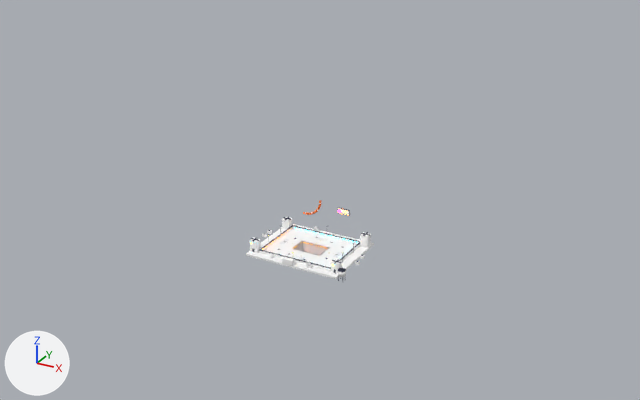
Renders of the glTF model assets/models/toit_tour_quest.glb from each side of a commit.
The view is the same before and after, from a 50 mm lens placed at (201.0, -356.0, 206.0), pointed at (0.0, 9.0, 24.0). The lights are fixed; the arrows at lower left show +X, +Y and +Z. The picture after the commit comes second. Vertices at exactly the same position are counted once.

The first picture shows 'Q_asphalte_0', 'Q_brique_0', 'Q_brique_jaune_0', 'Q_capuchon_0', 'Q_tuyau_0' and 6 more.
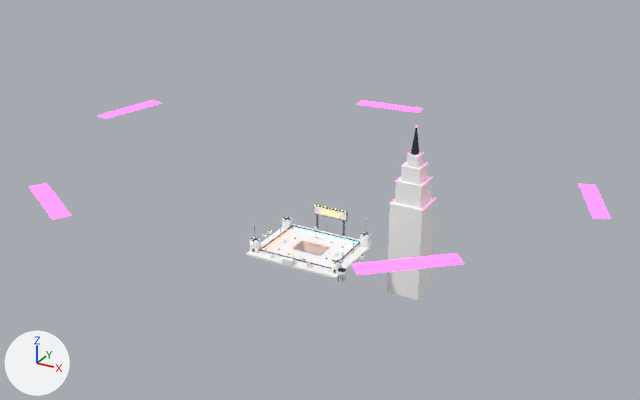
Location of each change, (x1, y1, x2, y2) in pixels of the pictures (640 x 400 px; the box of a moved part takes in the faces that stretch with it):
'Q_brique_jaune_0', reshaped (53% wider, 178% taller): before (250, 222, 371, 271); after (250, 162, 436, 300)
'Q_neon_rose_0', reshaped (not visible before): after (29, 100, 611, 275)
'Q_beton_clair_0', added: after (395, 152, 432, 208)
'Q_capuchon_0', reshaped (41% wider, 123% taller): before (251, 208, 370, 272); after (251, 128, 419, 272)
'Q_tuyau_0', deleted: before (303, 200, 321, 215)
part 1 of me_pilier_1__4, added: after (387, 197, 436, 300)
part 2 of me_pilier_1__4, added: after (401, 162, 427, 184)
part 3 of me_egoutcentre0, added: after (411, 128, 419, 155)
part 4 of me_egoutcentre0, moved or reshaped (not visible before): after (314, 205, 347, 221)
part 5 of me_enseignebille, built on: after (29, 125, 436, 224)
part 6 of me_enseignebille, added (pink): after (579, 184, 611, 219)
part 7 of me_enseignebille, added: after (356, 100, 423, 113)
part 8 of me_enseignebille, added: after (98, 100, 161, 119)
part 9 of me_enseignebille, added (pink): after (352, 253, 464, 275)

The edits, one by one:
Material 'beton_clair' (mat_beton_clair) is new.
Its base color is (1.0, 1.0, 1.0) (white #ffffff).
Its roughness is 0.8.
me_pilier_1__4 is used by ob_q_brique_jaune_0; location (0.0, 0.0, 0.0).
me_pilier_1__4 had 2496 vertices, 4888 faces and spanned x -25.6..25.6, y -17.8..17.8, z 0.0..4.3.
me_pilier_1__4 now has 2688 vertices, 5264 faces and spans x -25.6..50.0, y -17.8..44.0, z -30.0..42.0.
me_pilier_1__4 part 1: a new loose piece of 96 vertices spanning x 32.0..50.0, y 26.0..44.0, z -30.0..22.0, in mat_brique_jaune (white #ffffff).
me_pilier_1__4 part 2: a new loose piece of 96 vertices spanning x 36.0..46.0, y 30.0..40.0, z 34.0..42.0, in mat_brique_jaune (white #ffffff).
me_egoutcentre0 is used by ob_q_capuchon_0; location (0.0, 0.0, 0.0).
me_egoutcentre0 had 1256 vertices, 2280 faces and spanned x -25.8..32.0, y -25.0..29.2, z 0.0..11.6.
me_egoutcentre0 now has 1280 vertices, 2324 faces and spans x -25.8..43.2, y -25.0..37.2, z 0.0..62.0.
me_egoutcentre0 part 3: a new loose piece, a 12-sided cut cone along z (radius 2.2 at the low end, 0.3 at the high end) spanning x 38.8..43.2, y 32.8..37.2, z 48.0..62.0, in mat_capuchon (dark blue #262b42).
me_egoutcentre0 part 4: 65 vertices moved from x 0.5..7.5, y 28.8..29.2, z 8.4..11.6 to x -10.0..10.0, y 21.2..21.8, z 8.8..14.0; 31 vertices removed from x 0.5..7.5, y 28.8..29.2, z 8.4..11.6; 31 vertices added at x -10.0..10.0, y 21.2..21.8, z 8.8..14.0.
me_enseignebille is used by ob_q_neon_rose_0; location (0.0, 0.0, 0.0).
me_enseignebille had 42 vertices, 80 faces and spanned x 0.85..2.75, y 27.55..29.55, z 9.0..11.0.
me_enseignebille now has 230 vertices, 396 faces and spans x -144.79..140.42, y -116.52..125.26, z 14.98..62.8.
me_enseignebille part 5: 42 vertices removed from x 0.85..2.75, y 27.55..29.55, z 9.0..11.0; 198 vertices added at x -91.47..50.12, y -116.52..44.15, z 14.98..62.8.
me_enseignebille part 6: 8 vertices added at x 117.48..140.42, y 26.75..66.71, z 35.8..36.2.
me_enseignebille part 7: 8 vertices added at x -32.27..8.27, y 113.86..125.26, z 40.8..41.2.
me_enseignebille part 8: 8 vertices added at x -144.79..-127.94, y 6.77..47.55, z 45.8..46.2.
me_enseignebille part 9: 8 vertices added at x 73.96..109.43, y -106.8..-74.56, z 55.8..56.2.
Mesh me_decogradin1 is new.
It has 192 vertices, 376 faces and spans x 34.0..48.0, y 28.0..42.0, z 22.0..48.0.
It uses material mat_beton_clair (white #ffffff).
Object 'Q_tuyau_0' (ob_q_tuyau_0) is deleted.
Object 'Q_beton_clair_0' (ob_q_beton_clair_0) is new; it shows me_decogradin1.
Its location is (0.0, 0.0, 0.0).
